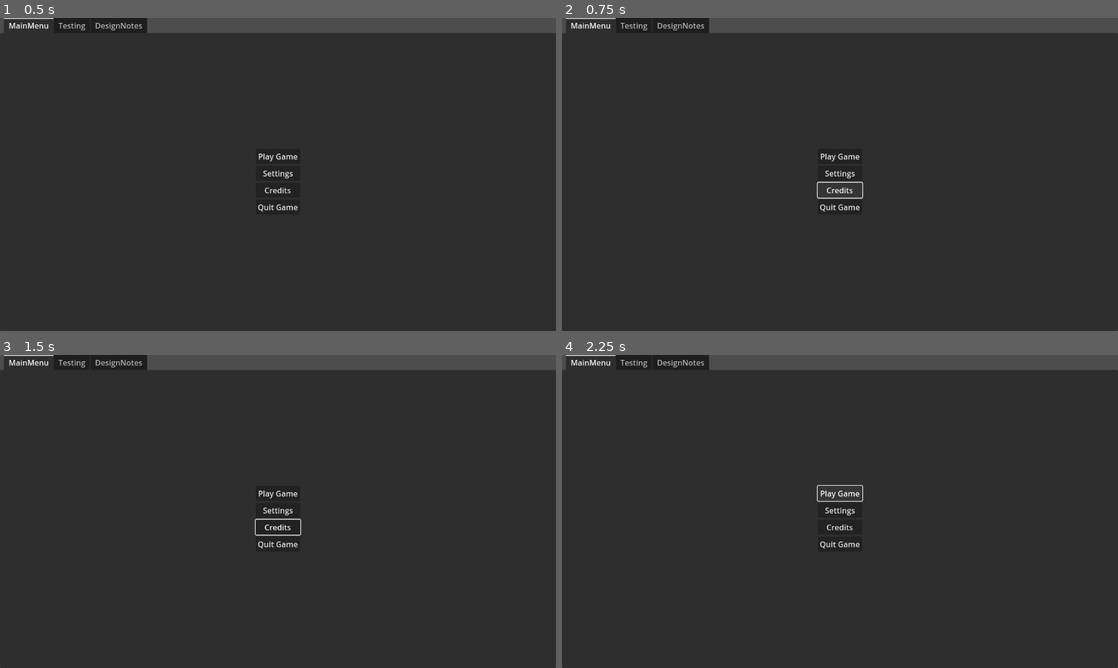
Above: before the commit, frames 1-4 (two rows, left to right).
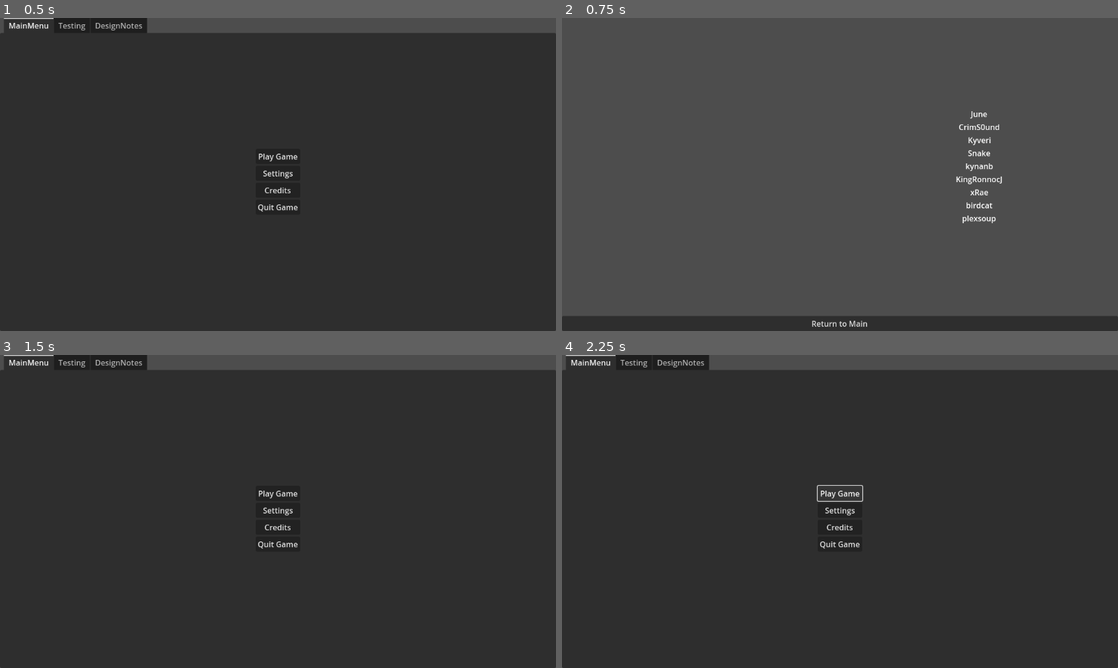
Above: after the commit, the same moments.

Repository: plexsoup/GWJ55
Game: Godot game, scene res://main.tscn
Same seed, same stepped clock (60 frames per second), same inputs: the game is played once before the commit and once after it. Sound files missing from this copy of the repository are replaced by a short silence.
Inputs (mouse positions are in pixels of both pictures, inside the frame that each line leads up to):
- Up to frame 1 (0.5 s): no input
- Up to frame 2 (0.75 s): click "Credits" at 0.5 s
- Up to frame 3 (1.5 s): click (278, 661) at 1.25 s, where only the run after the commit has a clickable "Return to Main"
- Up to frame 4 (2.25 s): click "Play Game" at 2 s

Frame 1 is identical in both runs. In frame 2, 91% of the frame differs, in the area x 0-100%, y 0-99%; in frame 3, 0.1%; in frame 4, nothing differs.

Commit message:
credits

Diff:
--- /dev/null
+++ b/Menus/Credits/credits.tscn
@@ -0,0 +1,81 @@
+[gd_scene load_steps=2 format=3 uid="uid://c50prk3xgh6et"]
+
+[ext_resource type="PackedScene" uid="uid://dnn5t5pnixj0o" path="res://Menus/Buttons/return_to_main_button.tscn" id="2_mq5sm"]
+
+[node name="Credits" type="Control"]
+layout_mode = 3
+anchors_preset = 15
+anchor_right = 1.0
+anchor_bottom = 1.0
+grow_horizontal = 2
+grow_vertical = 2
+
+[node name="VBoxContainer" type="VBoxContainer" parent="."]
+layout_mode = 1
+anchors_preset = 15
+anchor_right = 1.0
+anchor_bottom = 1.0
+grow_horizontal = 2
+grow_vertical = 2
+
+[node name="HBoxContainer" type="HBoxContainer" parent="VBoxContainer"]
+layout_mode = 2
+size_flags_horizontal = 3
+size_flags_vertical = 3
+
+[node name="TextureRect" type="TextureRect" parent="VBoxContainer/HBoxContainer"]
+layout_mode = 2
+size_flags_horizontal = 3
+
+[node name="VBoxContainer" type="VBoxContainer" parent="VBoxContainer/HBoxContainer"]
+layout_mode = 2
+size_flags_horizontal = 3
+size_flags_vertical = 4
+
+[node name="June" type="Label" parent="VBoxContainer/HBoxContainer/VBoxContainer"]
+layout_mode = 2
+text = "June"
+horizontal_alignment = 1
+
+[node name="CrimS0und" type="Label" parent="VBoxContainer/HBoxContainer/VBoxContainer"]
+layout_mode = 2
+text = "CrimS0und"
+horizontal_alignment = 1
+
+[node name="Kyveri" type="Label" parent="VBoxContainer/HBoxContainer/VBoxContainer"]
+layout_mode = 2
+text = "Kyveri"
+horizontal_alignment = 1
+
+[node name="Snake" type="Label" parent="VBoxContainer/HBoxContainer/VBoxContainer"]
+layout_mode = 2
+text = "Snake"
+horizontal_alignment = 1
+
+[node name="kynanb" type="Label" parent="VBoxContainer/HBoxContainer/VBoxContainer"]
+layout_mode = 2
+text = "kynanb"
+horizontal_alignment = 1
+
+[node name="KingRonnocJ" type="Label" parent="VBoxContainer/HBoxContainer/VBoxContainer"]
+layout_mode = 2
+text = "KingRonnocJ"
+horizontal_alignment = 1
+
+[node name="xRae" type="Label" parent="VBoxContainer/HBoxContainer/VBoxContainer"]
+layout_mode = 2
+text = "xRae"
+horizontal_alignment = 1
+
+[node name="birdcat" type="Label" parent="VBoxContainer/HBoxContainer/VBoxContainer"]
+layout_mode = 2
+text = "birdcat"
+horizontal_alignment = 1
+
+[node name="plexsoup" type="Label" parent="VBoxContainer/HBoxContainer/VBoxContainer"]
+layout_mode = 2
+text = "plexsoup"
+horizontal_alignment = 1
+
+[node name="ReturnToMainButton" parent="VBoxContainer" instance=ExtResource("2_mq5sm")]
+layout_mode = 2
--- a/main.tscn
+++ b/main.tscn
@@ -1,10 +1,11 @@
-[gd_scene load_steps=6 format=3 uid="uid://oj6nxss4frcy"]
+[gd_scene load_steps=7 format=3 uid="uid://oj6nxss4frcy"]
 
 [ext_resource type="Script" path="res://main.gd" id="1_ci38h"]
 [ext_resource type="PackedScene" uid="uid://cyvgig2ced4e8" path="res://Menus/Whiteboard/whiteboard.tscn" id="2_sw6ch"]
 [ext_resource type="PackedScene" uid="uid://dx20duhdsm1vn" path="res://Menus/Buttons/scene_change_button.tscn" id="2_w73us"]
 [ext_resource type="PackedScene" uid="uid://dl2ugtmw6nwcq" path="res://Menus/settings_menu.tscn" id="3_566l7"]
 [ext_resource type="PackedScene" uid="uid://cgxuckinuwvvi" path="res://Menus/Buttons/quit_button.tscn" id="4_5kj1g"]
+[ext_resource type="PackedScene" uid="uid://c50prk3xgh6et" path="res://Menus/Credits/credits.tscn" id="4_d1ppv"]
 
 [node name="Main" type="Control"]
 layout_mode = 3
@@ -45,6 +46,7 @@
 layout_mode = 2
 text = "Credits
 "
+new_scene = ExtResource("4_d1ppv")
 
 [node name="QuitButton" parent="TabContainer/MainMenu/CenterContainer/VBoxContainer" instance=ExtResource("4_5kj1g")]
 layout_mode = 2
